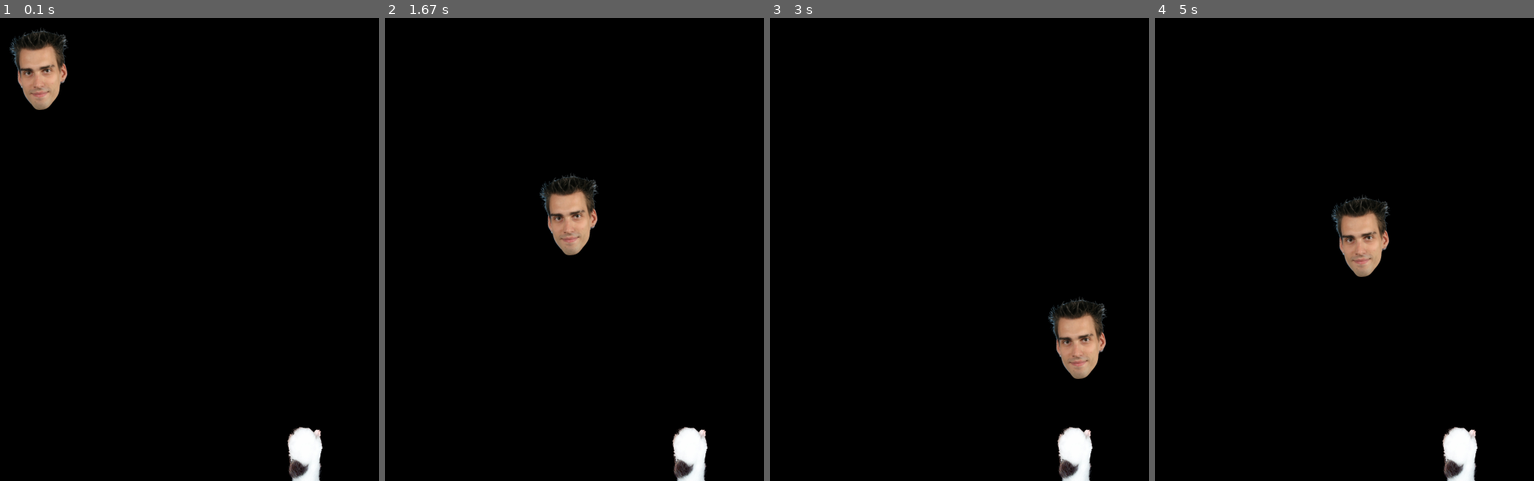
Above: before the commit, frames 1-4 (left to right).
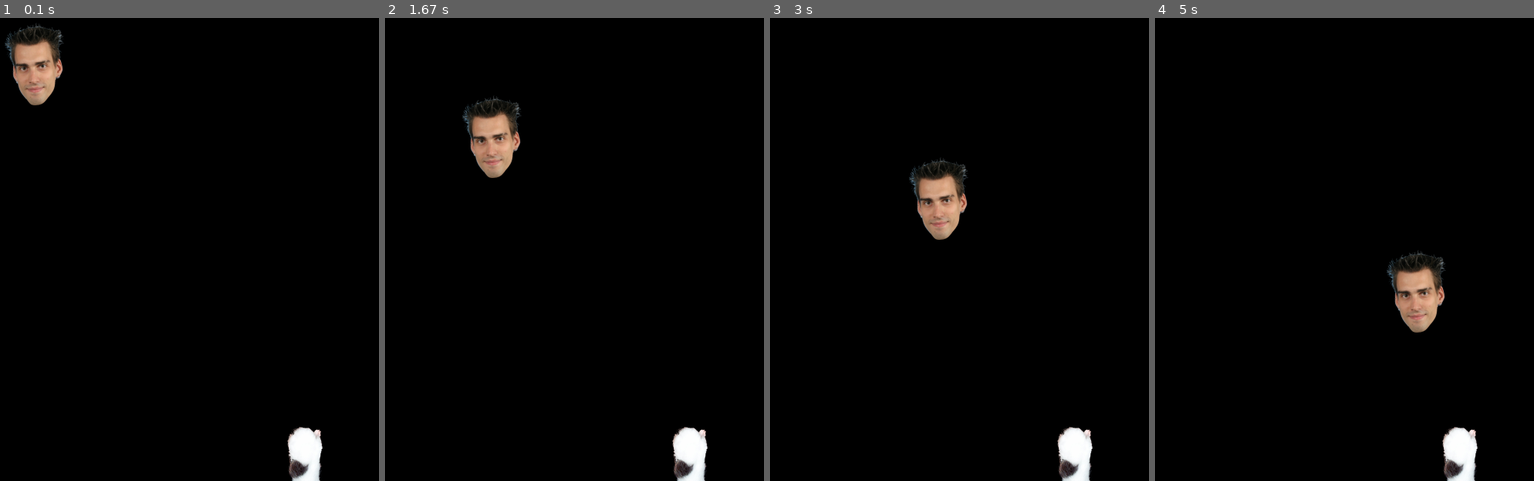
Above: after the commit, the same moments.

Repository: venthur/pyff
Game: pygame game, started from src/Feedbacks/TrivialPong/TrivialPong.py
The game is run twice, just before and just after one commit, with the same random seed, the same clock (stepped at 60 frames per second) and the same inputs. The source is Python 2; it was converted automatically to run under Python 3.
Inputs:
- Up to frame 1 (0.1 s): no input
- Up to frame 2 (1.67 s): no input
- Up to frame 3 (3 s): no input
- Up to frame 4 (5 s): no input

The runs differ from the first frame. In frame 1, 1.4% of the frame differs, in the area x 1-19%, y 1-20%; in frame 2, 3.4%, in the area x 20-57%, y 16-52%; in frame 3, 3.4%; in frame 4, 3.4%.

Commit message:
Derived TrivialPong from PygameFeedback rather than MainloopFeedback

Diff:
--- a/src/Feedbacks/TrivialPong/TrivialPong.py
+++ b/src/Feedbacks/TrivialPong/TrivialPong.py
@@ -24,56 +24,53 @@
 
 import pygame
 
-from FeedbackBase.MainloopFeedback import MainloopFeedback
+from FeedbackBase.PygameFeedback import PygameFeedback
 
 
-class TrivialPong(MainloopFeedback):
+class TrivialPong(PygameFeedback):
 
     def on_control_event(self, data):
-        self.val = self._data["data"][-1]
+        self.val = data["clout"]
 
     def init(self):
-        self.FPS = 60
+        PygameFeedback.init(self)
+        self.caption = "Trivial Pong"
+        # set the initial speeds for ball and bar
+        self.barspeed = [3, 0]
+        self.speed = [2, 2]
+        # set initial value for cl output
         self.val = 0.0
 
-    def pre_mainloop(self):
-        pygame.init()
-        self.size = self.width, self.height = 800, 600
-        self.speed = [2, 2]
-        black = 0, 0, 0
+    def init_graphics(self):
+        # load graphics
         path = os.path.dirname( globals()["__file__"] )
-        self.screen = pygame.display.set_mode(self.size)
         self.ball = pygame.image.load(os.path.join(path, "ball.png"))
         self.ballrect = self.ball.get_rect()
         self.bar = pygame.image.load(os.path.join(path, "bar.png"))
         self.barrect = self.bar.get_rect()
-        self.barspeed = [3, 0]
-        self.clock = pygame.time.Clock()
-
-    def post_mainloop(self):
-        pygame.quit()
-
-    def tick(self):
-        self.clock.tick(self.FPS)
-        pygame.event.pump()
 
     def play_tick(self):
-        w_half = self.screen.get_width() / 2
+        width, height = self.screenSize
+        w_half = width / 2.
+        # move bar and ball
         pos = w_half + w_half * self.val
-        self.barrect.center = pos, self.height - 20
+        self.barrect.center = pos, height - 20
         self.ballrect = self.ballrect.move(self.speed)
-        if self.ballrect.left < 0 or self.ballrect.right > self.width:
+        # collision detection walls
+        if self.ballrect.left < 0 or self.ballrect.right > width:
             self.speed[0] = -self.speed[0]
-        if self.ballrect.top < 0 or self.ballrect.bottom > self.height:
+        if self.ballrect.top < 0 or self.ballrect.bottom > height:
             self.speed[1] = -self.speed[1]
-        if self.barrect.left < 0 or self.barrect.right > self.width:
+        if self.barrect.left < 0 or self.barrect.right > width:
             self.barspeed[0] = -self.barspeed[0]
-        if self.barrect.top < 0 or self.barrect.bottom > self.height:
+        if self.barrect.top < 0 or self.barrect.bottom > height:
             self.barspeed[1] = -self.barspeed[1]
+        # collision detection for bar vs ball
         if self.barrect.colliderect(self.ballrect):
             self.speed[0] = -self.speed[0]
             self.speed[1] = -self.speed[1]
-        self.screen.fill( (0,0,0) )
+        # update the screen
+        self.screen.fill(self.backgroundColor)
         self.screen.blit(self.ball, self.ballrect)
         self.screen.blit(self.bar, self.barrect)
         pygame.display.flip()
